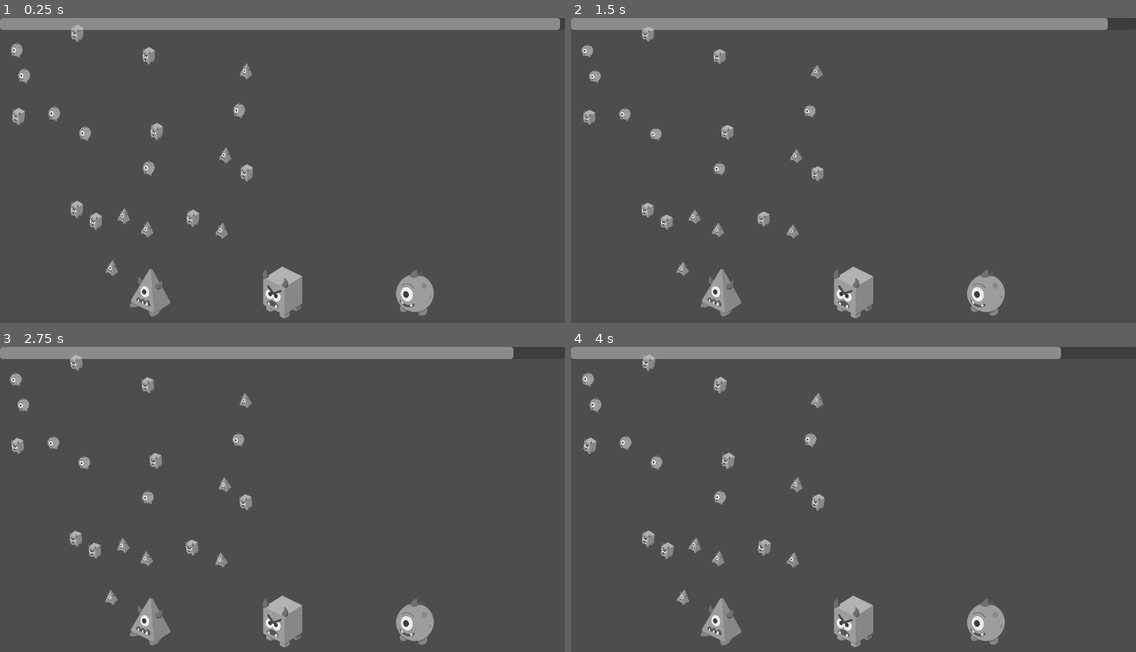
Above: before the commit, frames 1-4 (two rows, left to right).
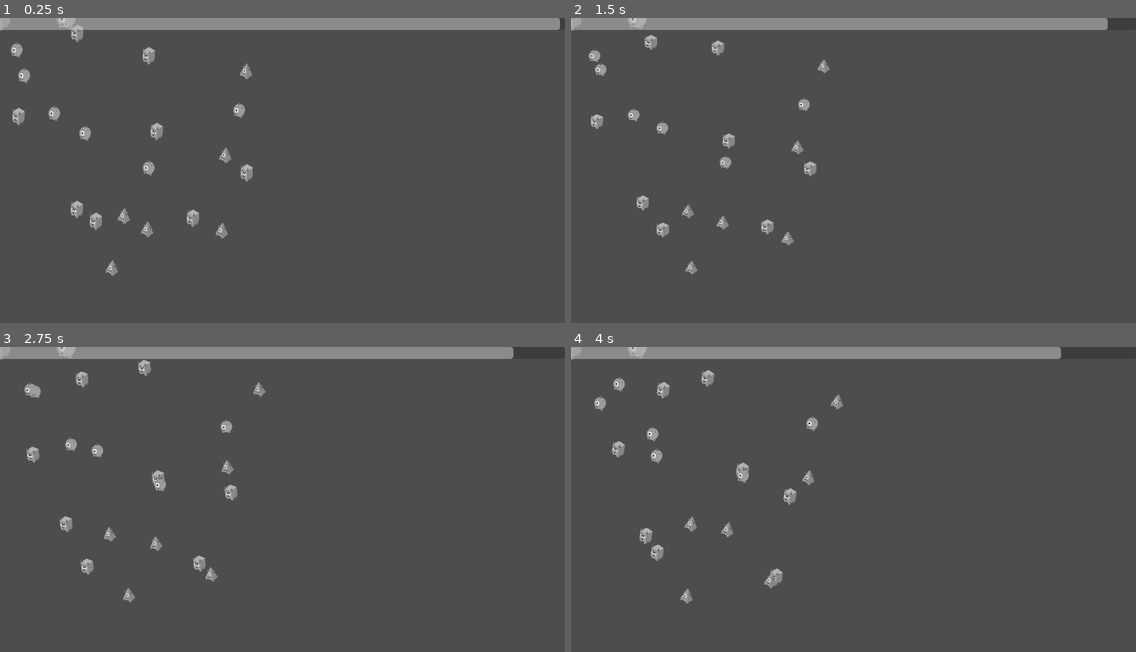
Above: after the commit, the same moments.

Repository: Hunter-Soft/Prototipo-MonstrosSA
Game: Godot game, scene res://Scenes/Level01Test.tscn
Two runs of this game, one before a commit and one after it. Both use one fixed random seed, a clock stepped at 60 frames per second and the inputs below.
Inputs (mouse positions are in pixels of both pictures, inside the frame that each line leads up to):
- Up to frame 1 (0.25 s): no input
- Up to frame 2 (1.5 s): drag from (667, 222) to (808, 109) at 0.52 s; drag from (808, 109) to (667, 222) at 1.27 s
- Up to frame 3 (2.75 s): move the mouse to (84, 462) at 2.02 s; click (84, 462) at 2.17 s
- Up to frame 4 (4 s): drag from (763, 548) to (808, 438) at 2.77 s; drag from (717, 386) to (808, 438) at 3.52 s

The runs differ from the first frame. In frame 1, 2.2% of the frame differs, in the area x 0-77%, y 0-99%; in frame 2, 4.5%; in frame 3, 5.0%; in frame 4, 4.8%.

Commit message:
V0.13: Adição de movimento aos bixos e controle de opacidade de objetivos concluídos

Diff:
--- a/tavis_4_project/Objects/Prefabs/monster1.tscn
+++ b/tavis_4_project/Objects/Prefabs/monster1.tscn
@@ -20,6 +20,8 @@
 script = ExtResource("1_sam45")
 squish_speed = 8
 animation_resource = SubResource("Resource_68lvm")
+action_cooldown = 1.0
+distance_to_travel = 50.0
 
 [node name="HoverDetectionComponent" parent="." unique_id=1076711001 instance=ExtResource("1_37w2e")]
 position = Vector2(0, 5)
@@ -41,3 +43,6 @@
 scale = Vector2(0.15469614, 0.15469602)
 sprite_frames = ExtResource("3_4yboc")
 animation = &"Idle"
+
+[node name="Timer" type="Timer" parent="." unique_id=1943534028]
+autostart = true
--- a/tavis_4_project/Objects/Prefabs/monsterController.gd
+++ b/tavis_4_project/Objects/Prefabs/monsterController.gd
@@ -13,6 +13,17 @@
 
 @export var animation_resource: AnimationResource
 
+@export_subgroup("Config")
+@export var monster_type: monsterType = monsterType.Example_01
+@export var action_cooldown: float = 2.0
+@export var distance_to_travel: float = 10
+@export var speed: float = 1
+
+var walking: bool = false
+#var move_direction: Vector2
+
+@onready var action_timer: Timer = $Timer
+
 var delivered := false
 
 enum monsterType{
@@ -21,12 +32,16 @@
 	Example_03
 }
 
-@export_subgroup("Config")
-@export var monster_type: monsterType = monsterType.Example_01
+
 
 
 # Called when the node enters the scene tree for the first time.
 func _ready() -> void:
+	action_timer.wait_time = action_cooldown
+	action_timer.connect("timeout", func():
+		walkState(action_cooldown, distance_to_travel, speed)
+	)
+
 	#print(scale.y)
 	#scale.y = float(y_squish.x)
 	#print(scale.y)
@@ -42,6 +57,7 @@
 
 func _process(delta: float) -> void:
 	idleState(delta)
+	#ac
 
 func idleState(delta):
 	time += delta
@@ -52,9 +68,18 @@
 	pivot.scale.y = 1.0 + t * squish_amount
 	pivot.rotation_degrees = t2 * rotate_amount
 
-#func walkState(cooldown: float, distance_to_travel: float, speed: float) -> void:
-	#await $CooldownTimer.timeout
-	#
-	#print("MOVENDO")
-	#
-	#pass
+func walkState(cooldown: float, distance_to_travel: float, speed: float) -> void:
+
+	if walking:
+		return
+
+	walking = true
+	var move_direction: Vector2 = Vector2(randf_range(-1, 1), randf_range(-1, 1)).normalized()
+	var target_location: Vector2 = move_direction * distance_to_travel + global_position
+
+	while global_position.distance_to(target_location) > 10:
+		global_position = global_position.lerp(target_location, get_process_delta_time() * speed)
+
+		await get_tree().process_frame
+
+	walking = false
--- a/tavis_4_project/Objects/Prefabs/orderFlag.tscn
+++ b/tavis_4_project/Objects/Prefabs/orderFlag.tscn
@@ -1,4 +1,6 @@
 [gd_scene format=3 uid="uid://ctwkbkrod4ow4"]
 
 [node name="Sprite2D" type="AnimatedSprite2D" unique_id=1554634993]
+top_level = true
+z_index = 99
 scale = Vector2(0.25, 0.25)
--- a/tavis_4_project/Objects/Prefabs/orderManager.gd
+++ b/tavis_4_project/Objects/Prefabs/orderManager.gd
@@ -6,6 +6,7 @@
 signal right_monster_order
 
 @export var monster_sprites: Array[SpriteFrames]
+@export var transparent_clicked_monsters: bool = true
 
 @export var order_size := 3
 @export var order_list: Array = []
@@ -19,11 +20,12 @@
 func _ready() -> void:
 	game_manager.monster_data_ready.connect(randomizeOrder)
 	connect("right_monster_order", func():
-		for child: AnimatedSprite2D in get_children():
-			if child.modulate.a == 1:
-				child.modulate.a = 0.15
-				return
-		pass
+		if transparent_clicked_monsters:
+			for child: AnimatedSprite2D in get_children():
+				if child.modulate.a == 1:
+					child.modulate.a = 0.15
+					return
+		#pass
 	)
 	#completed_order.connect(randomizeOrder)
 
--- a/tavis_4_project/Scenes/Level01Test.tscn
+++ b/tavis_4_project/Scenes/Level01Test.tscn
@@ -29,6 +29,7 @@
 position = Vector2(640, 624)
 scale = Vector2(2, 2)
 monster_sprites = Array[SpriteFrames]([ExtResource("9_aiu3w"), ExtResource("10_iq8n3"), ExtResource("11_7jxfu")])
+transparent_clicked_monsters = false
 
 [node name="CanvasLayer" type="CanvasLayer" parent="." unique_id=287268522]
 script = ExtResource("9_gmkrs")
Not shown: 1 places in tavis_4_project/Scenes/Level01Test.tscn that only renumber resources
